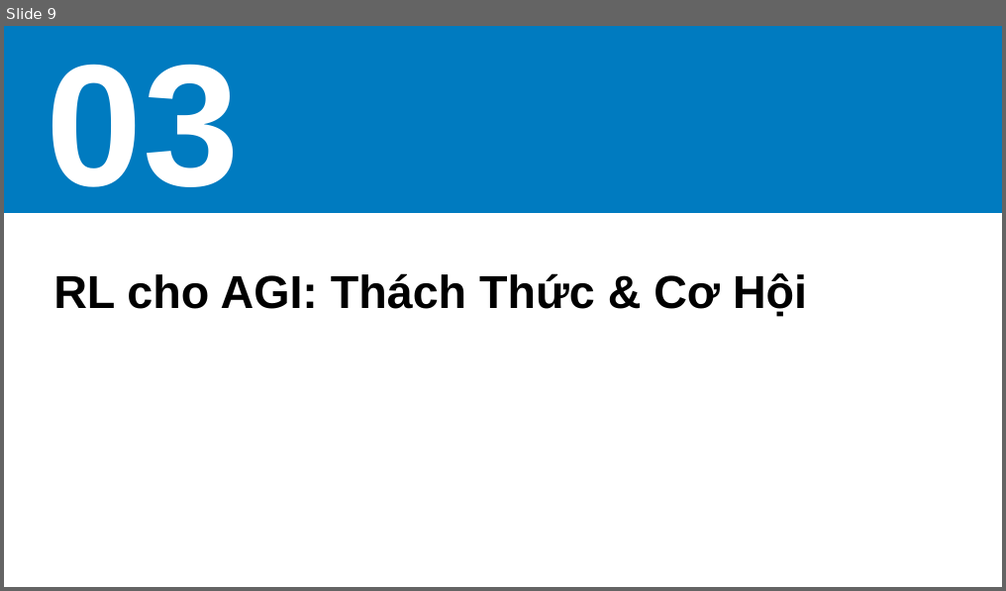
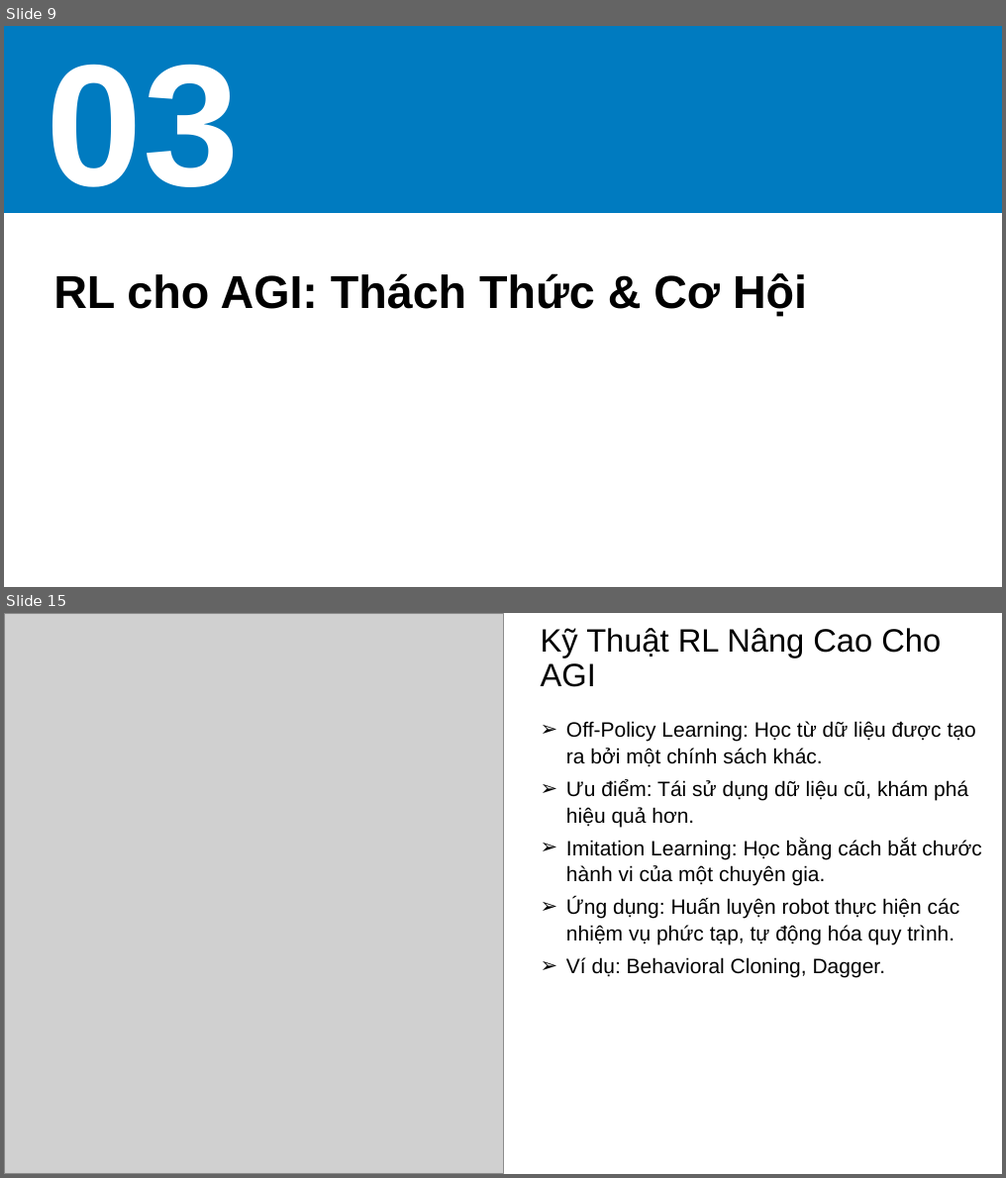
Before and after one commit to vantu-fit/SlideGenX, a slide deck: backend/src/final_slide.pptx. Shown one above the other, each under a label of ours: slide 9 before the commit, slides 9 and 15 after it; the slides between them are not shown. The pictures are 1006x591 and 1006x1178 pixels, drawn with LibreOffice and Linux fonts; fonts in the diff are those of the drawing; grey boxes stand for pictures; background and template pictures are left out. Boxes give left, top, right and bottom in pixels: in the first picture for what was removed or moved away, otherwise in the second. Text is boxed around its words. In the diff, an @@ line names an element or a change of style, - is before the commit and + after.

Commit message:
fix: gen slide miss images

```diff
--- a/backend/src/final_slide.pptx
+++ b/backend/src/final_slide.pptx
@@ slide 15 added at (4, 613, 1002, 1174), background #FFFFFF @@
@@ picture added at (4, 613, 503, 1174) @@
@@ text added at (541, 628, 941, 687), 28 pt, text #000000 @@
+Kỹ Thuật RL Nâng Cao Cho AGI
@@ text added at (566, 721, 981, 977), 18 pt, text #000000 @@
+➢ Off-Policy Learning: Học từ dữ liệu được tạo ra bởi một chính sách khác.
+➢ Ưu điểm: Tái sử dụng dữ liệu cũ, khám phá hiệu quả hơn.
+➢ Imitation Learning: Học bằng cách bắt chước hành vi của một chuyên gia.
+➢ Ứng dụng: Huấn luyện robot thực hiện các nhiệm vụ phức tạp, tự động hóa quy trình.
+➢ Ví dụ: Behavioral Cloning, Dagger.
```
Also in this commit, not shown: 9 slides changed, 12 other slides added, 12 slides removed, 17 other files.
